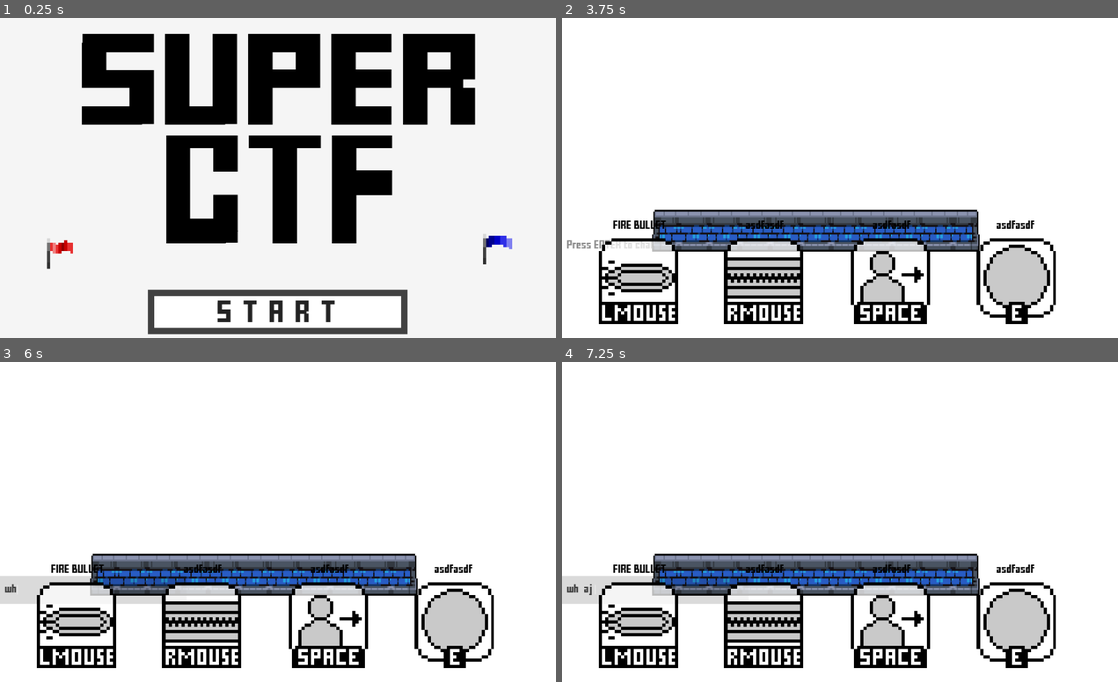
Above: before the commit, frames 1-4 (two rows, left to right).
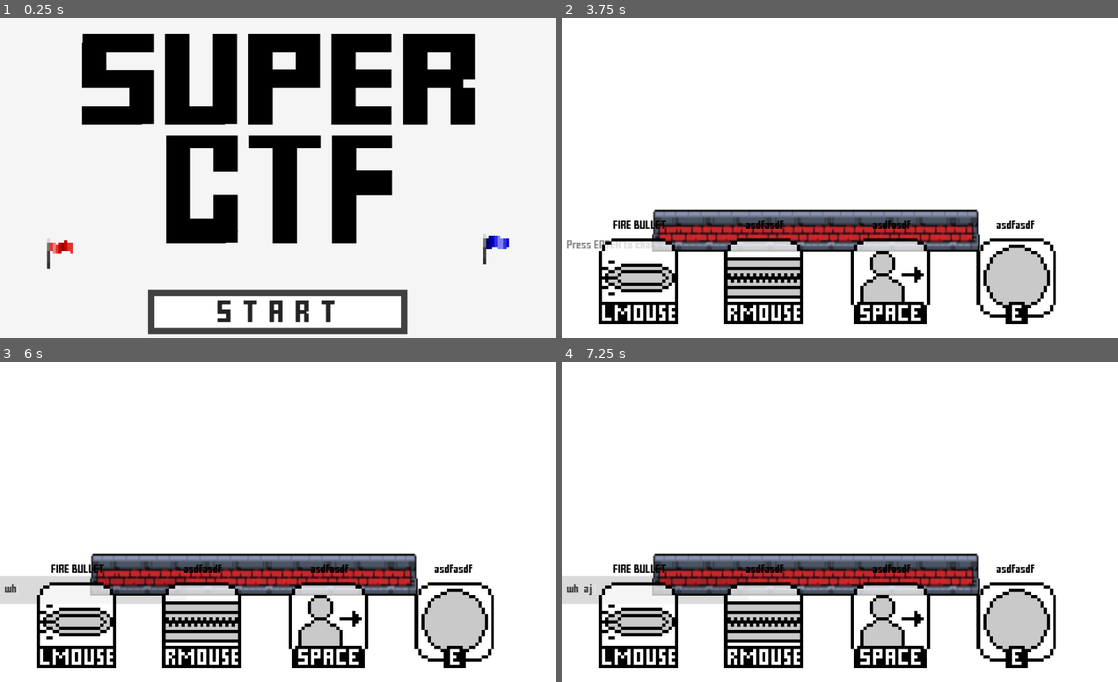
Above: after the commit, the same moments.

Repository: MarshallJDem/SuperCTF
Game: Godot game, scene res://TitleScreen.tscn
Two runs of this game, one before a commit and one after it. Both use one fixed random seed, a clock stepped at 60 frames per second and the inputs below. Sound files missing from this copy of the repository are replaced by a short silence.
Inputs (mouse positions are in pixels of both pictures, inside the frame that each line leads up to):
- Up to frame 1 (0.25 s): no input
- Up to frame 2 (3.75 s): click "START" at 0.5 s; click "Play as Guest" at 1.25 s; click "Play as Guest" at 2 s; tap Enter at 2.75, 2.85 s; move the mouse to (962, 162) at 2.77 s; hold D 2.78-3.53 s; click (962, 162) at 2.92 s; tap Space at 3.02 s; move the mouse to (728, 194) at 3.52 s; hold S from 3.53 s (still down); tap 2 at 3.6 s
- Up to frame 3 (6 s): tap Space at 3.77, 5 s; release S at 4.25 s; click (94, 589) at 4.27 s; type "12" at 4.35 s; move the mouse to (333, 451) at 5.02 s; hold D 5.03-5.78 s; tap 3 at 5.1 s; tap Enter at 5.75 s; move the mouse to (250, 586) at 5.77 s; hold W from 5.78 s (still down); tap H at 5.85 s; click (250, 586) at 5.92 s
- Up to frame 4 (7.25 s): tap Space at 6.02, 6.5, 6.77 s; move the mouse to (1006, 570) at 6.52 s; release W at 6.53 s; hold A from 6.53 s (still down); tap J at 6.6 s

The runs differ from the first frame. In frame 1, 0.1% of the frame differs, in the area x 87-93%, y 68-73%; in frame 2, 2.7%, in the area x 16-76%, y 60-73%; in frame 3, 2.7%; in frame 4, 2.7%.

Commit message:
Added new red textures for walls

Diff:
--- a/GameContent/Main.tscn
+++ b/GameContent/Main.tscn
@@ -21,6 +21,8 @@
 [ext_resource path="res://Assets/Sound/GameMusic.ogg" type="AudioStream" id=19]
 [ext_resource path="res://Assets/Sound/score.wav" type="AudioStream" id=20]
 [ext_resource path="res://Assets/Sound/Countdown.wav" type="AudioStream" id=21]
+[ext_resource path="res://Assets/Environment/wall_1_R.png" type="Texture" id=22]
+[ext_resource path="res://Assets/Environment/wall_3_R.png" type="Texture" id=23]
 
 [sub_resource type="StyleBoxFlat" id=1]
 bg_color = Color( 0, 0, 0, 0.145098 )
@@ -261,7 +263,6 @@
 emission_rect_extents = Vector2( 5000, 2500 )
 flag_align_y = true
 spread = 0.0
-flatness = 1.0
 gravity = Vector2( 0, 0 )
 initial_velocity = 53.1
 initial_velocity_random = 1.0
@@ -393,15 +394,18 @@
 [node name="Wall_H_M_B3" parent="Environment" instance=ExtResource( 17 )]
 position = Vector2( 2200, -850 )
 z_index = -850
+texture = ExtResource( 22 )
 
 [node name="Wall_H_M_B4" parent="Environment" instance=ExtResource( 17 )]
-position = Vector2( 2200, 850 )
+position = Vector2( 2201.47, 851.469 )
 z_index = 850
+texture = ExtResource( 22 )
 
 [node name="Wall_H_M_B5" parent="Environment" instance=ExtResource( 17 )]
 position = Vector2( 400, 350 )
 scale = Vector2( 2, 3 )
 z_index = 350
+texture = ExtResource( 22 )
 
 [node name="Wall_H_M_B6" parent="Environment" instance=ExtResource( 17 )]
 position = Vector2( -400, 350 )
@@ -417,6 +421,7 @@
 position = Vector2( 400, -350 )
 scale = Vector2( 2, 3 )
 z_index = -350
+texture = ExtResource( 22 )
 
 [node name="Wall_V_M_B" parent="Environment" instance=ExtResource( 18 )]
 position = Vector2( -2900, 0 )
@@ -425,11 +430,13 @@
 [node name="Wall_V_M_B2" parent="Environment" instance=ExtResource( 18 )]
 position = Vector2( 2900, 0 )
 z_index = 233
+texture = ExtResource( 23 )
 
 [node name="Wall_V_M_B3" parent="Environment" instance=ExtResource( 18 )]
 position = Vector2( 3400, 0 )
 scale = Vector2( 2, 2.07 )
 z_index = 175
+texture = ExtResource( 23 )
 
 [node name="Wall_V_M_B4" parent="Environment" instance=ExtResource( 18 )]
 position = Vector2( -3400, 0 )
--- a/TitleScreen.tscn
+++ b/TitleScreen.tscn
@@ -85,7 +85,6 @@
 position = Vector2( 20.7922, -30.4714 )
 scale = Vector2( 4.57399, 4.57399 )
 frames = SubResource( 1 )
-frame = 1
 playing = true
 
 [node name="Red_Sprite" type="AnimatedSprite" parent="UI_Layer/Label/Flag2"]
@@ -93,7 +92,6 @@
 position = Vector2( 20.7922, -30.4714 )
 scale = Vector2( 4.57399, 4.57399 )
 frames = SubResource( 2 )
-frame = 1
 playing = true
 
 [node name="Area2D" type="Area2D" parent="UI_Layer/Label/Flag2" groups=[
Binary file added: Assets/Environment/wall_1_R.png
Not shown, added: Assets/Environment/wall_1_R.png.import
Binary file added: Assets/Environment/wall_3_R.png
Not shown, added: Assets/Environment/wall_3_R.png.import
Not shown: 1 places in GameContent/Main.tscn that only renumber resources
